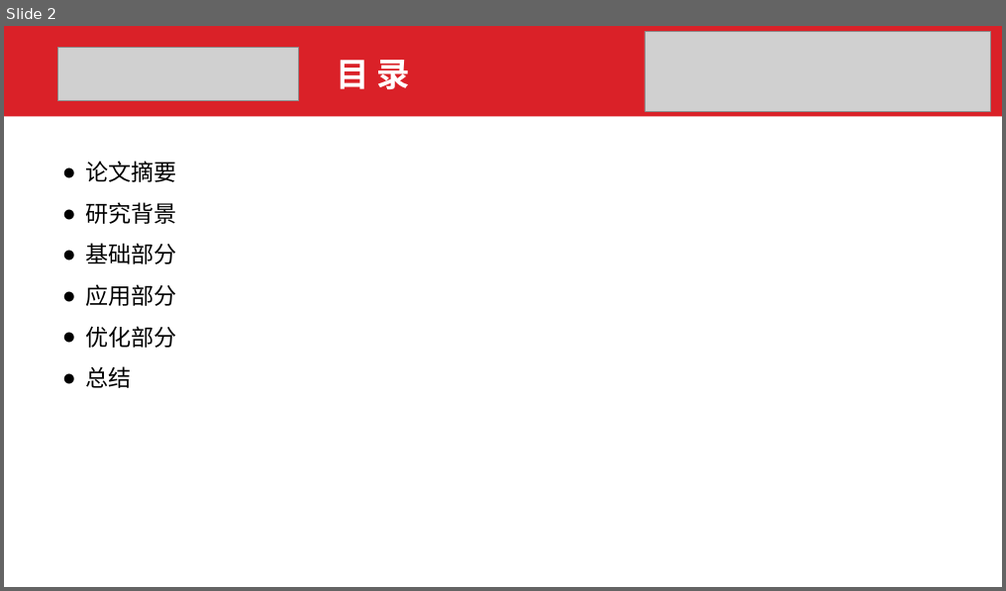
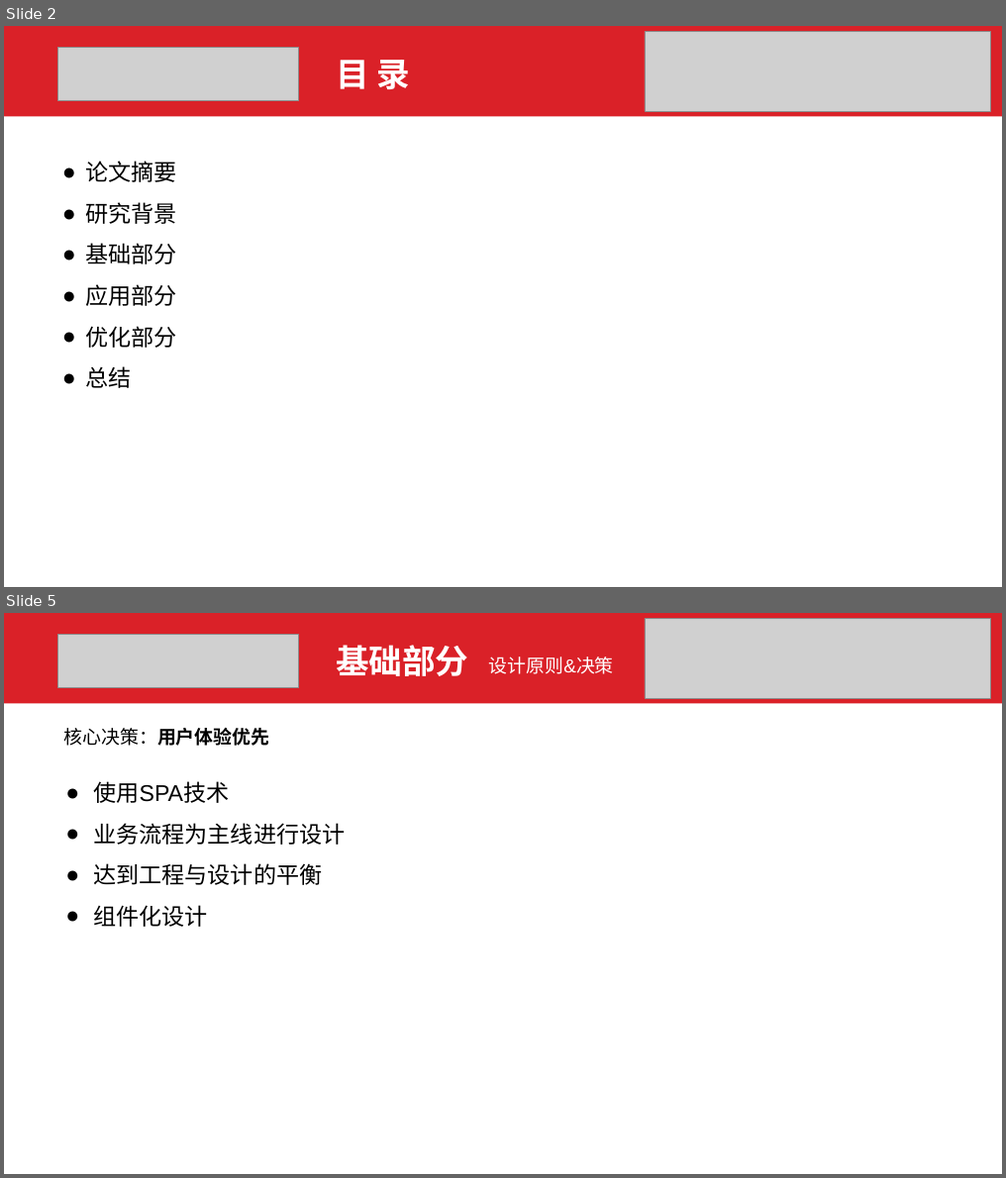
Before and after one commit to 0xcaffebabe/graduate-design, a slide deck: 答辩PPT.pptx. Shown one above the other, each under a label of ours: slide 2 before the commit, slides 2 and 5 after it; the slides between them are not shown. The pictures are 1006x591 and 1006x1178 pixels, drawn with LibreOffice and Linux fonts; fonts in the diff are those of the drawing; grey boxes stand for pictures. Boxes give left, top, right and bottom in pixels: in the first picture for what was removed or moved away, otherwise in the second. Text is boxed around its words. In the diff, an @@ line names an element or a change of style, - is before the commit and + after.

```diff
--- a/答辩PPT.pptx
+++ b/答辩PPT.pptx
@@ slide 5 added at (4,613,1002,1174), background #FFFFFF @@
@@ rectangle added at (4,613,1002,703), fill #DA2128 @@
@@ picture added at (57,635,298,688) @@
@@ picture added at (645,618,991,698) @@
@@ text added at (336,645,468,676), 32 pt, text #FFFFFF, bold @@
+基础部分
@@ text added at (489,657,614,674), 18 pt, text #FFFFFF @@
+设计原则&决策
@@ text added at (64,728,270,746), 18 pt, text #000000, bold @@
+核心决策：用户体验优先
@@ text added at (94,781,346,927), 22 pt, text #000000 @@
+● 使用SPA技术
+● 业务流程为主线进行设计
+● 达到工程与设计的平衡
+● 组件化设计
```
Also in this commit, not shown: 1 slide changed, 2 other slides added, 1 other file.
